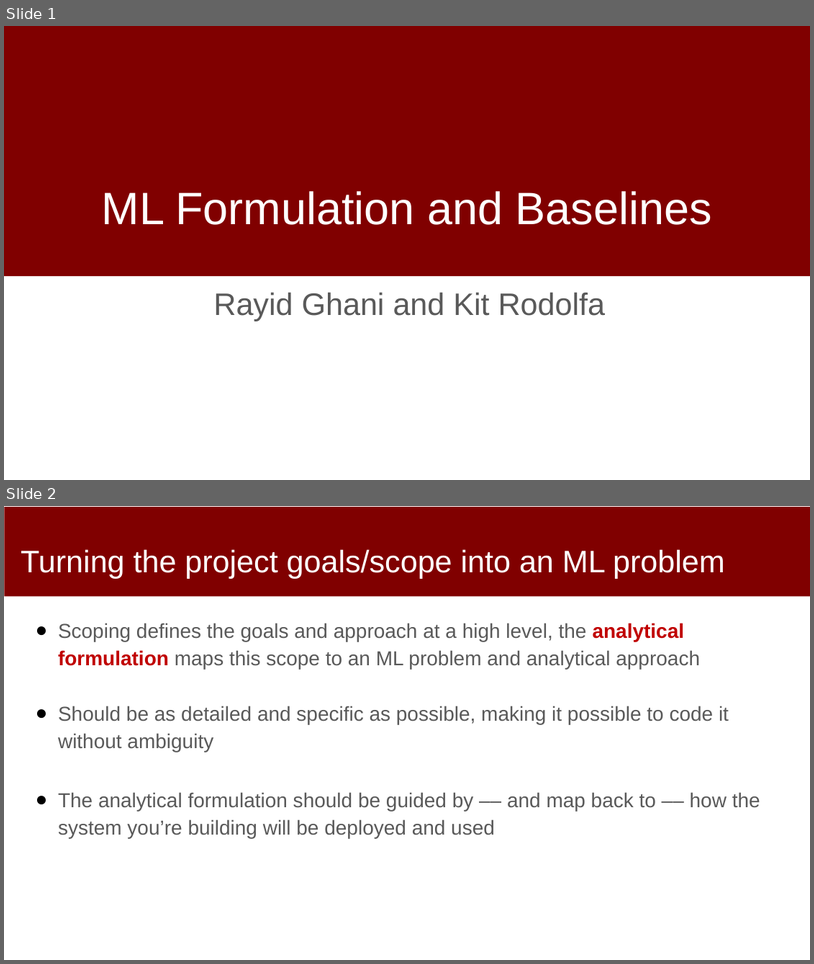
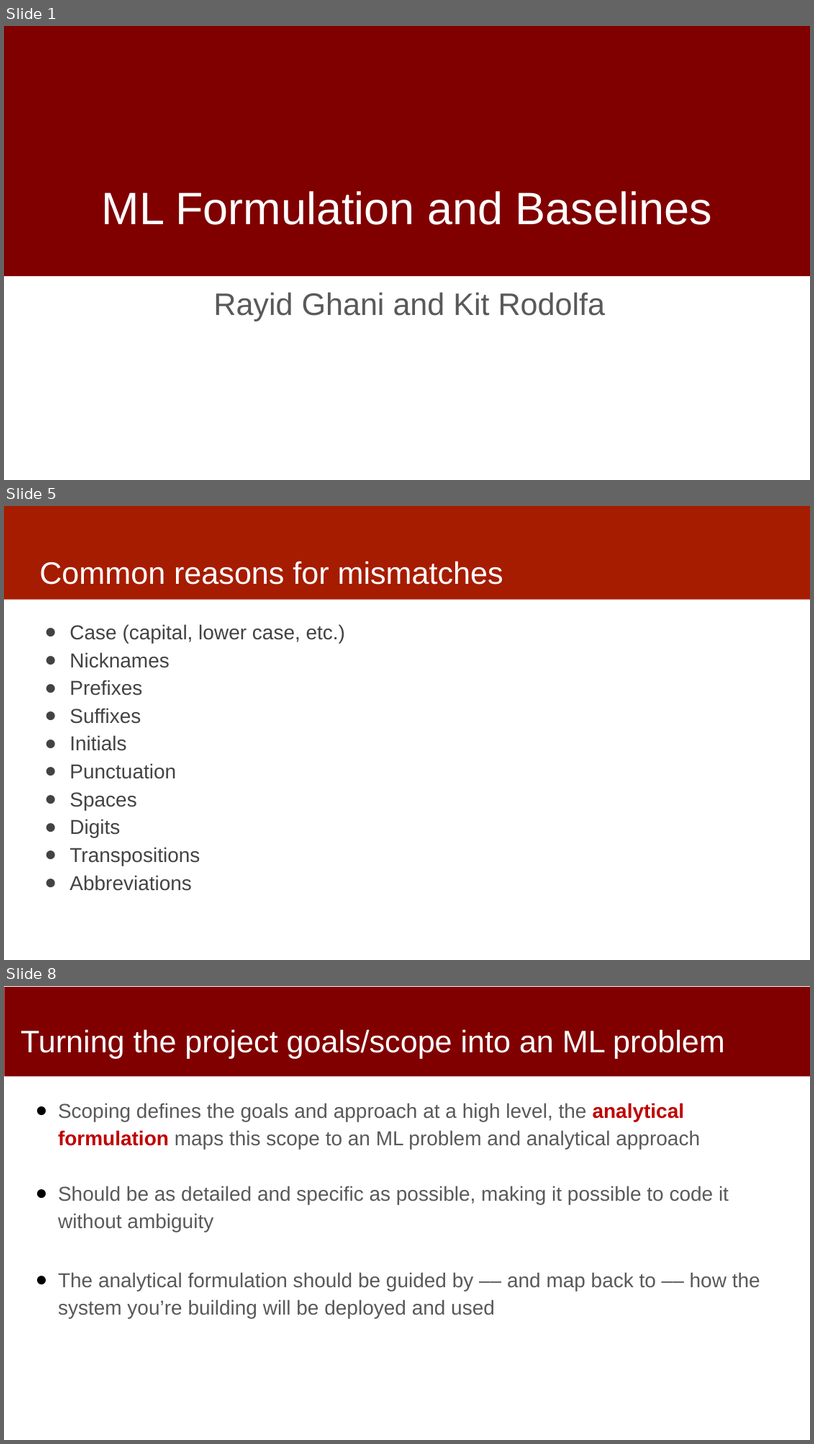
Before and after one commit to dssg/MLinPractice, a slide deck: Lectures/Lecture4-Formulation.pptx. Shown one above the other, each under a label of ours: slides 1 and 2 before the commit, slides 1, 5 and 8 after it; the slides between them are not shown. The pictures are 814x964 and 814x1444 pixels, drawn with LibreOffice and Linux fonts; fonts in the diff are those of the drawing; background and template pictures are left out. Boxes give left, top, right and bottom in pixels: in the first picture for what was removed or moved away, otherwise in the second. Text is boxed around its words. In the diff, an @@ line names an element or a change of style, - is before the commit and + after.

```diff
--- a/Lectures/Lecture4-Formulation.pptx
+++ b/Lectures/Lecture4-Formulation.pptx
@@ slide 5 added at [4, 506, 810, 960], background #FFFFFF @@
@@ rectangle added at [4, 506, 810, 599], fill #A61C00 @@
@@ title added at [39, 561, 504, 584], 37 pt, text #FFFFFF @@
+Common reasons for mismatches
@@ text added at [70, 624, 345, 890], 24 pt, text #434343 @@
+● Case (capital, lower case, etc.)
+● Nicknames
+● Prefixes
+● Suffixes
+● Initials
+● Punctuation
+● Spaces
+● Digits
+● Transpositions
+● Abbreviations
@@ what was slide 2 is now slide 8 @@
```
Also in this commit, not shown: 7 other slides added.
